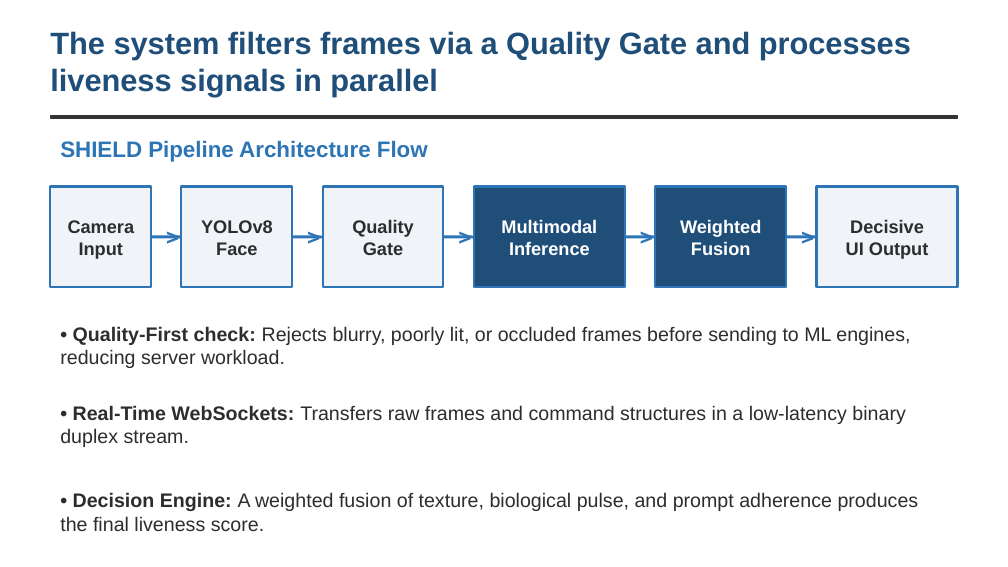
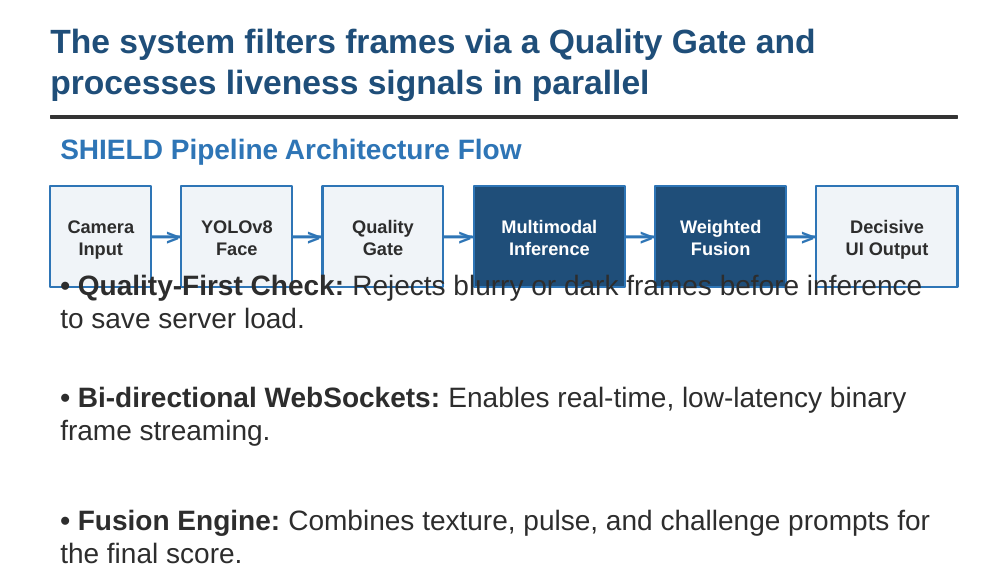
Before and after one commit to sthavirpunwatkar/SHIELD-Secure-Human-Identity-Liveness-Evaluation-Detection, a slide deck: slide 4 of SHIELD_CDAC_Project_Review.pptx. Drawn at 1008x567 pixels with LibreOffice and Linux fonts; fonts in the diff are those of the drawing. Boxes give left, top, right and bottom in pixels: in the first picture for what was removed or moved away, otherwise in the second. Text is boxed around its words. In the diff, an @@ line names an element or a change of style, - is before the commit and + after.

Commit message:
Update CDAC presentation slide script font sizes, text constraints, and fix widget test assertions

```diff
--- a/SHIELD_CDAC_Project_Review.pptx
+++ b/SHIELD_CDAC_Project_Review.pptx
@@ text "The system filters frames via ..." at (x1=50, y1=28, x2=816, y2=101): size 22 to 24 pt @@
@@ text "SHIELD Pipeline Architecture Flow" at (x1=60, y1=138, x2=522, y2=165): size 16 to 20 pt @@
@@ text at (x1=60, y1=273, x2=930, y2=564): text changed; size 14 to 20 pt @@
-• Quality-First check: Rejects blurry, poorly lit, or occluded frames before sending to ML engines, reducing server workload.
-• Real-Time WebSockets: Transfers raw frames and command structures in a low-latency binary duplex stream.
-• Decision Engine: A weighted fusion of texture, biological pulse, and prompt adherence produces the final liveness score.
+• Quality-First Check: Rejects blurry or dark frames before inference to save server load.
+• Bi-directional WebSockets: Enables real-time, low-latency binary frame streaming.
+• Fusion Engine: Combines texture, pulse, and challenge prompts for the final score.
```
Also in this commit, not shown: 9 other slides changed, 2 other files.
